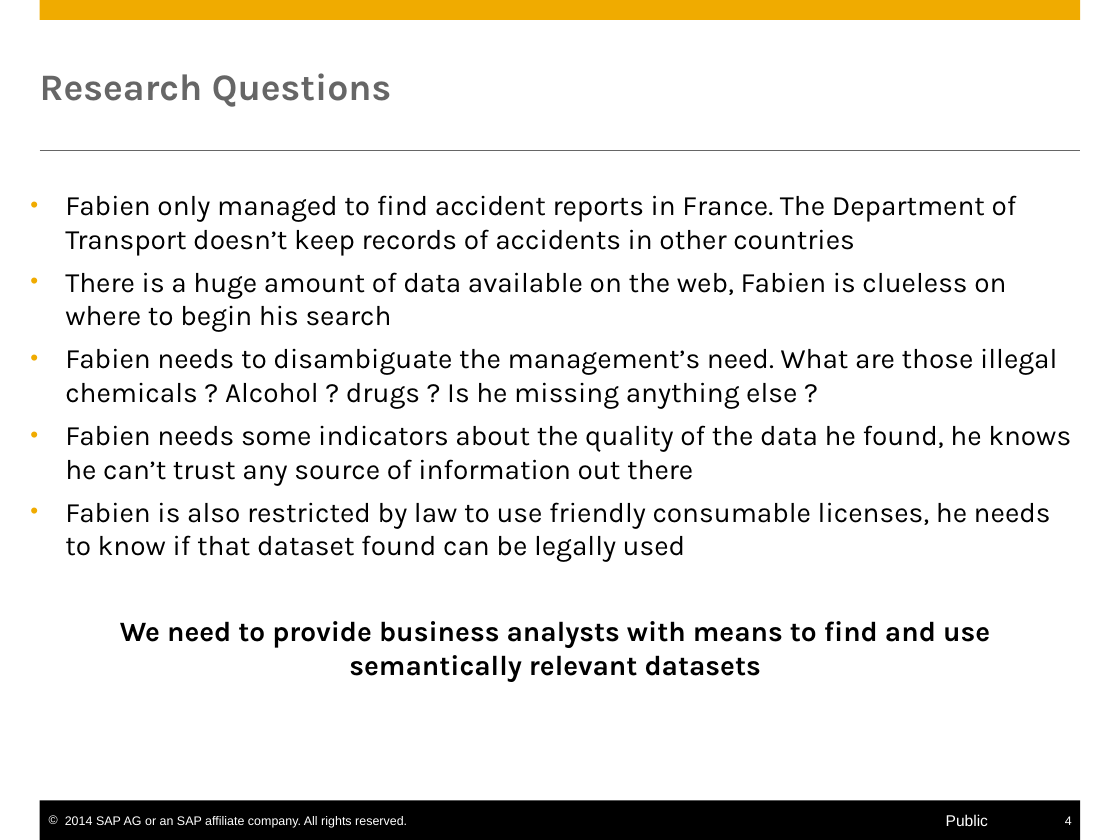
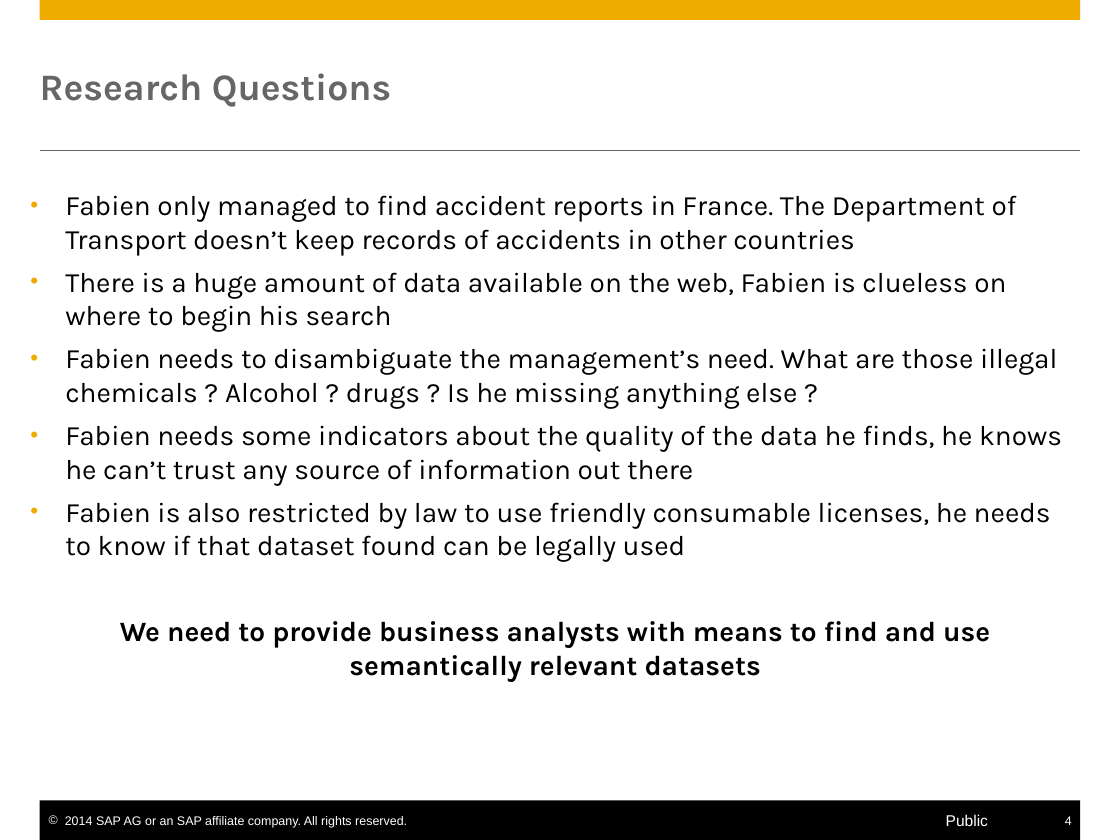
Before and after one commit to S-c-H-i-Z-o/PhD, a slide deck: slide 4 of Progress Reports CIFRE & Workplans/PhD Interim Report/presentation/Self-Service Data Provisioning through Semantic Enrichment of Data - Updated.pptx. Drawn at 1120x840 pixels with LibreOffice and Linux fonts; fonts in the diff are those of the drawing. Boxes give left, top, right and bottom in pixels: in the first picture for what was removed or moved away, otherwise in the second. Text is boxed around its words. In the diff, an @@ line names an element or a change of style, - is before the commit and + after.

```diff
--- a/Progress Reports CIFRE & Workplans/PhD Interim Report/presentation/Self-Service Data Provisioning through Semantic Enrichment of Data - Updated.pptx
+++ b/Progress Reports CIFRE & Workplans/PhD Interim Report/presentation/Self-Service Data Provisioning through Semantic Enrichment of Data - Updated.pptx
@@ text at (65,425,1062,485): text changed @@
-• Fabien needs some indicators about the quality of the data he found, he knows he can’t trust any source of information out there
+• Fabien needs some indicators about the quality of the data he finds, he knows he can’t trust any source of information out there
```
Also in this commit, not shown: 6 other slides changed, 20 other files.
